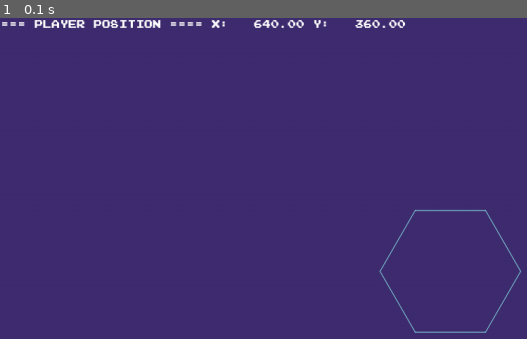
Above: before the commit, frame 1.
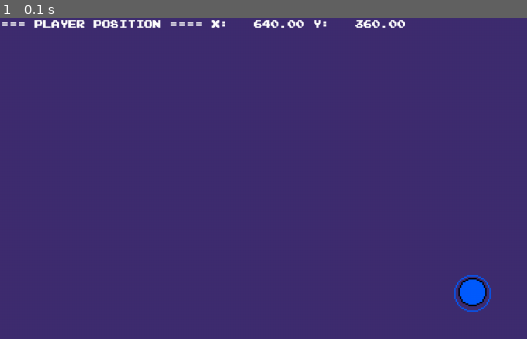
Above: after the commit, the same moment.

Repository: jwannamaker/PolyBounce
Game: pygame game, started from main.py
Two runs of this game, one before a commit and one after it. Both use one fixed random seed, a clock stepped at 60 frames per second and the inputs below.
Inputs:
- Up to frame 1 (0.1 s): no input

The runs differ from the first frame. In frame 1, 1.2% of the frame differs, in the area x 1-99%, y 0-99%.

Commit message:
Debugged, working on implementation of Hexagon class. Need to generalize to Polygon class to represent the rings.

Diff:
--- /dev/null
+++ b/hexagon.py
@@ -0,0 +1,81 @@
+import pygame, random
+from hexkey_utils import *
+
+RING_PADDING = 50
+RING_SIDES = {
+    'up_left',
+    'up',
+    'up_right',
+    'down_right',
+    'down',
+    'down_left'
+}
+RING_PALLETE = {
+    'white': (255, 255, 255),
+    'pink': (201, 93, 177),
+    'light-purple': (137, 100, 187),
+    'blue': (157, 169, 214),
+    'light-blue': (170, 224, 241),
+    'cyan': (144, 239, 240)
+}
+SIZE = (300, 300)
+
+class Hexagon(pygame.sprite.Sprite):
+    '''Hexagon ring rotates using  A (counterclockwise) and D (clockwise).
+
+    Args:
+        pygame (pygame.sprite.Sprite): base class
+    '''
+
+
+    def __init__(self, radius, N=6, inner_ring=None):
+        pygame.sprite.Sprite.__init__(self)
+        self.N = (N)            # number of sides
+        self.center = CENTER
+        self.radius = radius
+        # self.active = False     # active ==> ball currently inside
+        self.theta = self.get_theta()
+        self.vertices = self.get_vertices()
+        # self.lines =
+
+        self.base_surface = pygame.display.get_surface()
+        self.image = pygame.Surface(SIZE, pygame.SRCALPHA, 32)
+        self.rect = self.image.get_rect()
+        self.rect.topleft = (self.center.x - self.radius, self.center.y - self.radius)
+        self.mask = pygame.mask.from_surface(self.image)  # get the surface from the area bounded by the shape for the mask
+
+
+    def get_theta(self):
+        return (2 * np.pi) / self.N
+
+    def get_vertices(self):
+        vertices = []
+        for i in range(self.N):
+            theta = i * self.theta
+            x = (self.radius * np.cos(theta)) + self.center.x
+            y = (self.radius * np.sin(theta)) + self.center.y
+            vertices.append(pygame.Vector2(x, y))
+        return vertices
+
+    def draw(self):
+        # TODO Create a transparent surface to draw on
+        # new_surface = pygame.Surface.subsurface(self.base_surface, self.center, SIZE)
+        # new_surface = pygame.Surface(SIZE, pygame.SRCALPHA, 32)
+
+        # TODO Draw the polygon onto the transparent surface
+        pygame.draw.aalines(self.image, random.choice(list(RING_PALLETE.values())), False, self.vertices)
+
+
+
+    def update(self):
+        self.draw()
+
+
+
+    def cw_rotate(self):
+        # TODO
+        pass
+
+    def ccw_rotate(self):
+        #TODO
+        pass
--- a/hexkey_utils.py
+++ b/hexkey_utils.py
@@ -2,32 +2,37 @@
     _summary_: Utility function module for the hexkeys project.
 '''
 
-import pygame, os, random
+import pygame, os
 import numpy as np
 
 MAIN_DIR = os.path.split(os.path.abspath(__file__))[0]
-DATA_DIR = os.path.join(MAIN_DIR, "data")
+DATA_DIR = os.path.join(MAIN_DIR, 'data')
 
 SCREEN_WIDTH, SCREEN_HEIGHT = 1280, 720
 CENTER = pygame.Vector2(SCREEN_WIDTH / 2, SCREEN_HEIGHT / 2)
 
 BACKGROUND_PALLETE = {
-    "magenta": (129, 55, 113),
-    "dark-purple": (63, 45, 112),
-    "grey-blue": (83, 91, 113)
-}
-
-SHAPE_PALLETE = {
-    "pink": (201, 93, 177),
-    "light-purple": (137, 100, 187),
-    "blue": (157, 169, 214),
-    "light-blue": (170, 224, 241),
-    "cyan": (144, 239, 240)
+    'magenta': (129, 55, 113),
+    'dark-purple': (63, 45, 112),
+    'grey-blue': (83, 91, 113)
 }
 
 def load_font():
-    font_file = os.path.join(DATA_DIR, "Emulogic-zrEw.ttf")
+    font_file = os.path.join(DATA_DIR, 'Emulogic-zrEw.ttf')
     return pygame.font.Font(font_file, 12)
+
+def load_png(name):
+    fullname = os.path.join(DATA_DIR, name)
+    try:
+        image = pygame.image.load(fullname)
+        if image.get_alpha() is None:
+            image = image.convert()
+        else:
+            image = image.convert_alpha()
+    except FileNotFoundError:
+        print(f'Couldn\'t load image: {fullname}')
+        raise SystemExit
+    return image, image.get_rect()
 
 def load_image(name, colorkey = None, scale = 1):
     fullname = os.path.join(DATA_DIR, name)
@@ -45,21 +50,7 @@
     return image, image.get_rect()
 
 def refresh_background(surface):
-    surface.fill(BACKGROUND_PALLETE["dark-purple"])
-    regular_polygon(surface, CENTER, 100, 6)
-
-
-def regular_polygon(surface, center, radius, num_sides):
-    vertices = []
-    # theta = np.arctan(center.x / center.y)
-    delta = (2 * np.pi) / num_sides
-    for i in range(num_sides):
-        theta = i * delta
-        x = (radius * np.cos(theta)) + center.x
-        y = (radius * np.sin(theta)) + center.y
-        vertices.append(pygame.Vector2(x, y))
-    pygame.draw.aalines(surface, SHAPE_PALLETE["cyan"], True, vertices)
-    # pygame.draw.polygon(surface, "red", vertices, 1)
+    surface.fill(BACKGROUND_PALLETE['dark-purple'])
 
 def show_stats(surface, font, stats):
     surface.blit(font.render(stats, True, (255, 255, 255)), (0, 0))
--- a/main.py
+++ b/main.py
@@ -1,5 +1,6 @@
 import pygame
 from player import *
+from hexagon import *
 from hexkey_utils import *
 
 def main():
@@ -23,7 +24,8 @@
 
     # player setup - initialized with start position
     player_ball = Ball()
-    sprite = pygame.sprite.GroupSingle(player_ball)
+    ring = Hexagon(60)
+    sprites = pygame.sprite.Group(player_ball, ring)
 
     # event loop
     running = True
@@ -34,20 +36,50 @@
         for event in pygame.event.get():
             if event.type == pygame.QUIT:
                 running = False
+            elif event.type == pygame.KEYDOWN:
+                player_ball.falling = False
+                if event.key == pygame.K_w:
+                    # TODO ring call
+                    print('Switch current ring up')
+                if event.key == pygame.K_s:
+                    # TODO ring call
+                    print('Switch current ring down')
 
-        refresh_background(screen)
-        screen.blit(background, (0, 0))
-        info_msg = "=== Player Position ====\nX: {:8.2f}\nY: {:8.2f}".format(player_ball.position.x, player_ball.position.y)
+                if event.key == pygame.K_a:
+                    # TODO ring call
+                    print('Move current ring counterclockwise')
+                if event.key == pygame.K_d:
+                    # TODO ring call
+                    print('Move current ring clockwise')
+
+                if event.key == pygame.K_SPACE:
+                    # TODO player_ball call
+                    print('JUMP player_ball')
+                if event.key == pygame.K_LSHIFT:
+                    # TODO player_ball call
+                    print('FREEZE player_ball')
+            else:
+
+
+                # TODO Move player_ball according to kinematics.
+                # TODO It falls + bounces on the surface of the shape it is in
+                print('player_ball falling')
+                player_ball.falling = True
+
+
+        # refresh_background(screen)
+        # screen.blit(background, (0, 0))
+        info_msg =  '=== Player Position ====\n' + \
+                    f'X: {player_ball.position.x:8.2f}\n' + \
+                    f'Y: {player_ball.position.y:8.2f}'
         show_stats(screen, font, info_msg)
 
 
         player_ball.update(dt)
-
-
-        sprite.draw(screen)
-        pygame.display.flip()     # ? --> what's the difference between flip and update?
+        sprites.draw(screen)
+        pygame.display.flip()
 
     pygame.quit()
 
-if __name__ == "__main__":
+if __name__ == '__main__':
     main()
--- a/player.py
+++ b/player.py
@@ -9,7 +9,7 @@
 class Ball(pygame.sprite.Sprite):
     def __init__(self):
         pygame.sprite.Sprite.__init__(self)
-        self.image, self.rect = load_image("ball.png", -1)
+        self.image, self.rect = load_png('ball.png')
         self.radius = 64
         self.falling = False
         self.position = CENTER
@@ -17,8 +17,7 @@
         self.acceleration = pygame.Vector2(0, 0)
 
     def update(self, dt):
-        keys = pygame.key.get_pressed()
-
+        '''
         if keys[pygame.K_w] and self.position.y - self.radius > 0:
             self.velocity.y *= -10
             self.position.y -= self.velocity.y * dt
@@ -32,12 +31,13 @@
         if keys[pygame.K_d] and self.position.x + self.radius < SCREEN_WIDTH:
             self.velocity.x *= 10
             self.position.x += self.velocity.x * dt
-
+        '''
 
         self.rect.move_ip(self.position.x, self.position.y)
 
     def jump(self):
-        pass
+        # TODO can only jump if the ball is on the ground
+        print('Jumping the ball')
 
     def physics(self):
         self.acceleration = GRAVITY
Not shown, changed: LICENSE
Not shown, added: game-plans.md
